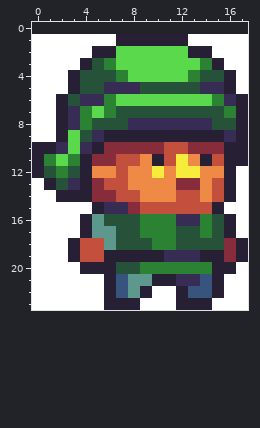
Edited in one commit: pixel-art sprite (images/gg1.png). Above, as it was before the edit.
The file is 18x23 pixels. The old version is drawn lined up with the new one, on the new canvas.
The result:
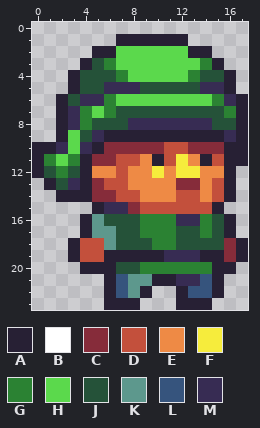
Palette (. is transparent): A #272034  B #ffffff  C #862c3a  D #c3503c  E #ee8a45  F #f6ec3c  G #2b8233  H #5bd94c  J #255239  K #5d988d  L #36547d  M #372c53
Change:
canvas 18x23 -> 18x24, the old top-left corner now at 0,1
Changed rows in their new state; - is an unchanged pixel.
first column x 0:
 1 .......------.....
 2 .....----------...
 3 ....------------..
 4 ...--------------.
 5 ...--------------.
 6 ..----------------
 7 ..----------------
 8 ..----------------
 9 ..----------------
12 -----------------.
13 .----------------.
14 ..---------------.
15 .....-----------..
16 ....-------------.
17 ....-------------.
18 ...---------------
19 ...---------------
20 ....-------------.
21 ......----------..
22 ......----..----..
23 ......---...---...
Boxes around the changes in both pictures, in picture pixels (x1, y1, x2, y2):
erased: (32, 34, 116, 310)
erased: (188, 34, 248, 94)
erased: (212, 166, 248, 310)
erased: (140, 286, 176, 310)
